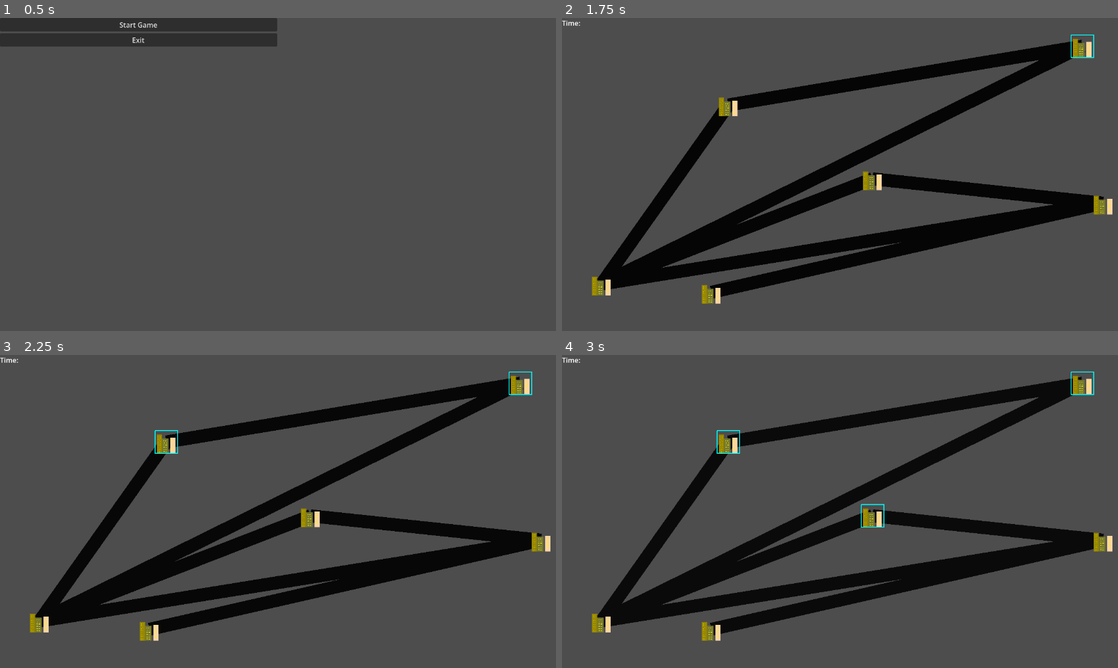
Above: before the commit, frames 1-4 (two rows, left to right).
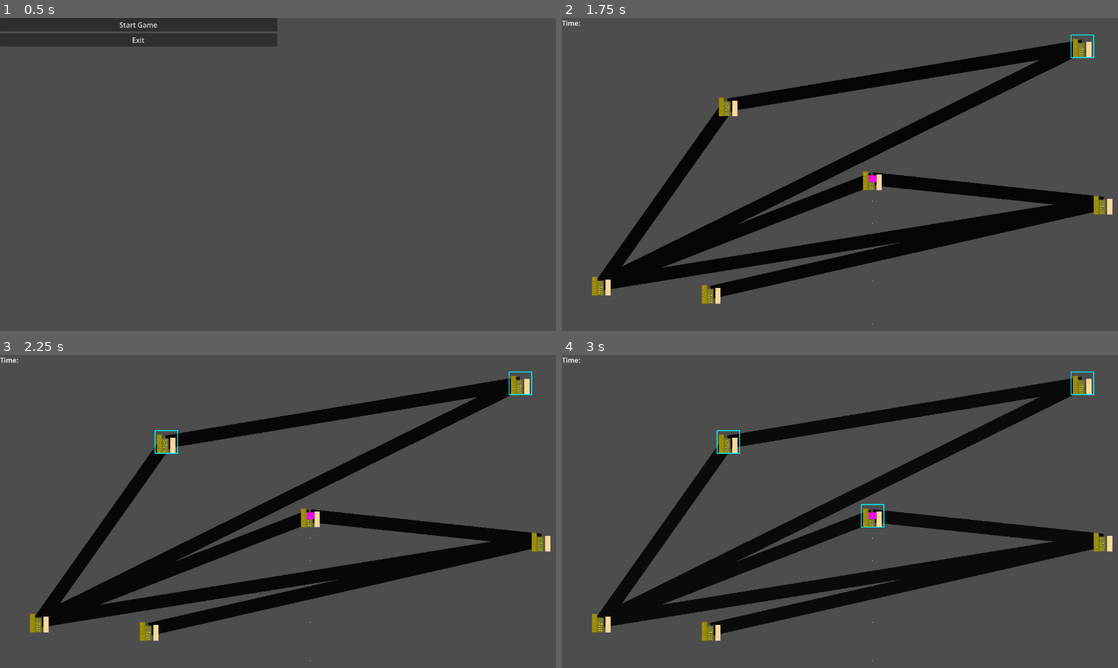
Above: after the commit, the same moments.

Repository: firefly2442/queble-game-jam
Game: Godot game, scene res://scenes/Main.tscn
Two runs of this game, one before a commit and one after it. Both use one fixed random seed, a clock stepped at 60 frames per second and the inputs below.
Inputs (mouse positions are in pixels of both pictures, inside the frame that each line leads up to):
- Up to frame 1 (0.5 s): no input
- Up to frame 2 (1.75 s): click "Start Game" at 0.5 s; tap Enter at 1.25 s; drag from (1084, 49) to (728, 105) at 1.27 s
- Up to frame 3 (2.25 s): tap Space (ui_select) at 2 s; drag from (166, 442) to (522, 386) at 2.02 s
- Up to frame 4 (3 s): tap Enter at 2.75 s; move the mouse to (873, 517) at 2.77 s; click (873, 517) at 2.92 s

Frame 1 is identical in both runs. In frame 2, less than 0.1% of the frame differs, in the area x 55-57%, y 50-98%; in frame 3, less than 0.1%; in frame 4, less than 0.1%.

Commit message:
feat: stub in dragon

Diff:
--- a/scenes/Game.tscn
+++ b/scenes/Game.tscn
@@ -17,3 +17,6 @@
 
 [node name="Roads" type="Node2D" parent="." unique_id=934931845]
 unique_name_in_owner = true
+
+[node name="Dragons" type="Node2D" parent="." unique_id=1455429135]
+unique_name_in_owner = true
--- /dev/null
+++ b/scenes/entities/Dragon.tscn
@@ -0,0 +1,21 @@
+[gd_scene format=3 uid="uid://lh3txbxrchpu"]
+
+[ext_resource type="Script" uid="uid://b0b7qkfcya80a" path="res://scripts/entities/Dragon.gd" id="1_32ss0"]
+[ext_resource type="Texture2D" uid="uid://b0yr8ih8tlyn7" path="res://images/pink_box.png" id="2_hdp4x"]
+
+[sub_resource type="CircleShape2D" id="CircleShape2D_6va4p"]
+radius = 8.0
+
+[node name="Dragon" type="Node2D" unique_id=890909988]
+z_index = 2
+script = ExtResource("1_32ss0")
+
+[node name="Sprite2D" type="Sprite2D" parent="." unique_id=765123552]
+texture = ExtResource("2_hdp4x")
+
+[node name="Area2D" type="Area2D" parent="." unique_id=1330865980]
+
+[node name="CollisionShape2D" type="CollisionShape2D" parent="Area2D" unique_id=464553924]
+shape = SubResource("CircleShape2D_6va4p")
+
+[node name="CPUParticles2D" type="CPUParticles2D" parent="." unique_id=1318990463]
--- a/scripts/Game.gd
+++ b/scripts/Game.gd
@@ -1,6 +1,7 @@
 extends Node2D
 
 var number_cities: int = 6
+var number_dragons: int = 1
 
 func _ready() -> void:
 	# randomly generate and place cities
@@ -71,6 +72,15 @@
 		#random_city_2.addConnectedCity(random_city_1)
 		#%Roads.add_child(road)
 
+	# add dragons
+	for i in range(number_dragons):
+		var dragon_scene: PackedScene = load("uid://lh3txbxrchpu")
+		var dragon: Dragon = dragon_scene.instantiate()
+		# pick a random city to place it in
+		var rand_city: City = %Cities.get_children().pick_random()
+		dragon.global_position = rand_city.global_position
+		%Dragons.add_child(dragon)
+
 
 func _process(_delta: float) -> void:
 	pass
--- a/scripts/entities/City.gd
+++ b/scripts/entities/City.gd
@@ -20,7 +20,7 @@
 
 	(%HighlightBox2D as Line2D).visible = false
 
-func _process(delta: float) -> void:
+func _process(_delta: float) -> void:
 	if selected:
 		(%HighlightBox2D as Line2D).visible = true
 
--- /dev/null
+++ b/scripts/entities/Dragon.gd
@@ -0,0 +1,8 @@
+class_name Dragon
+extends Node2D
+
+func _ready() -> void:
+	pass
+
+func _process(_delta: float) -> void:
+	pass
Not shown, changed: export_presets.cfg
Not shown, added: scripts/entities/Dragon.gd.uid
Not shown, changed: .github/workflows/godot-ci.yaml
